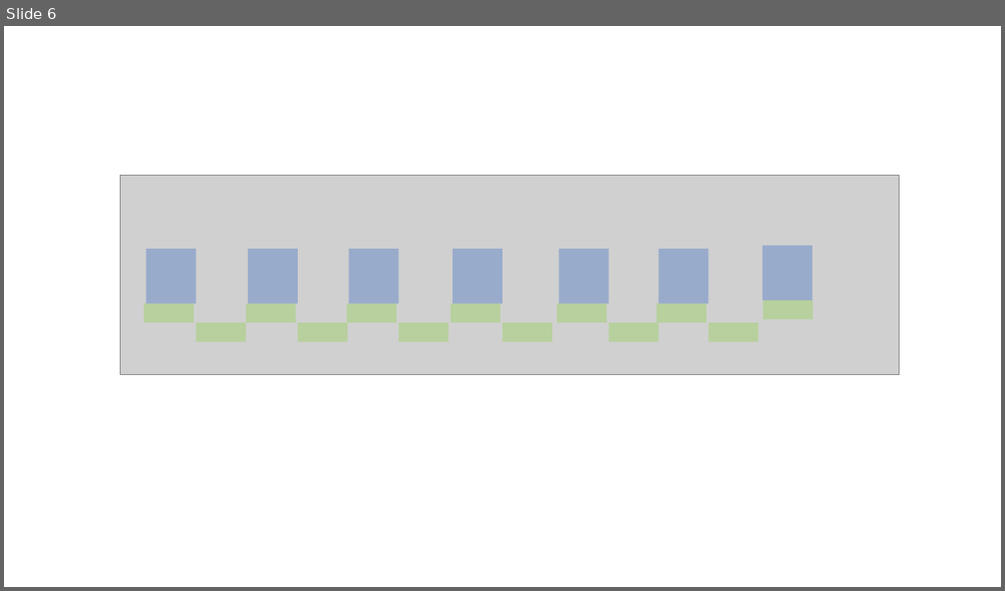
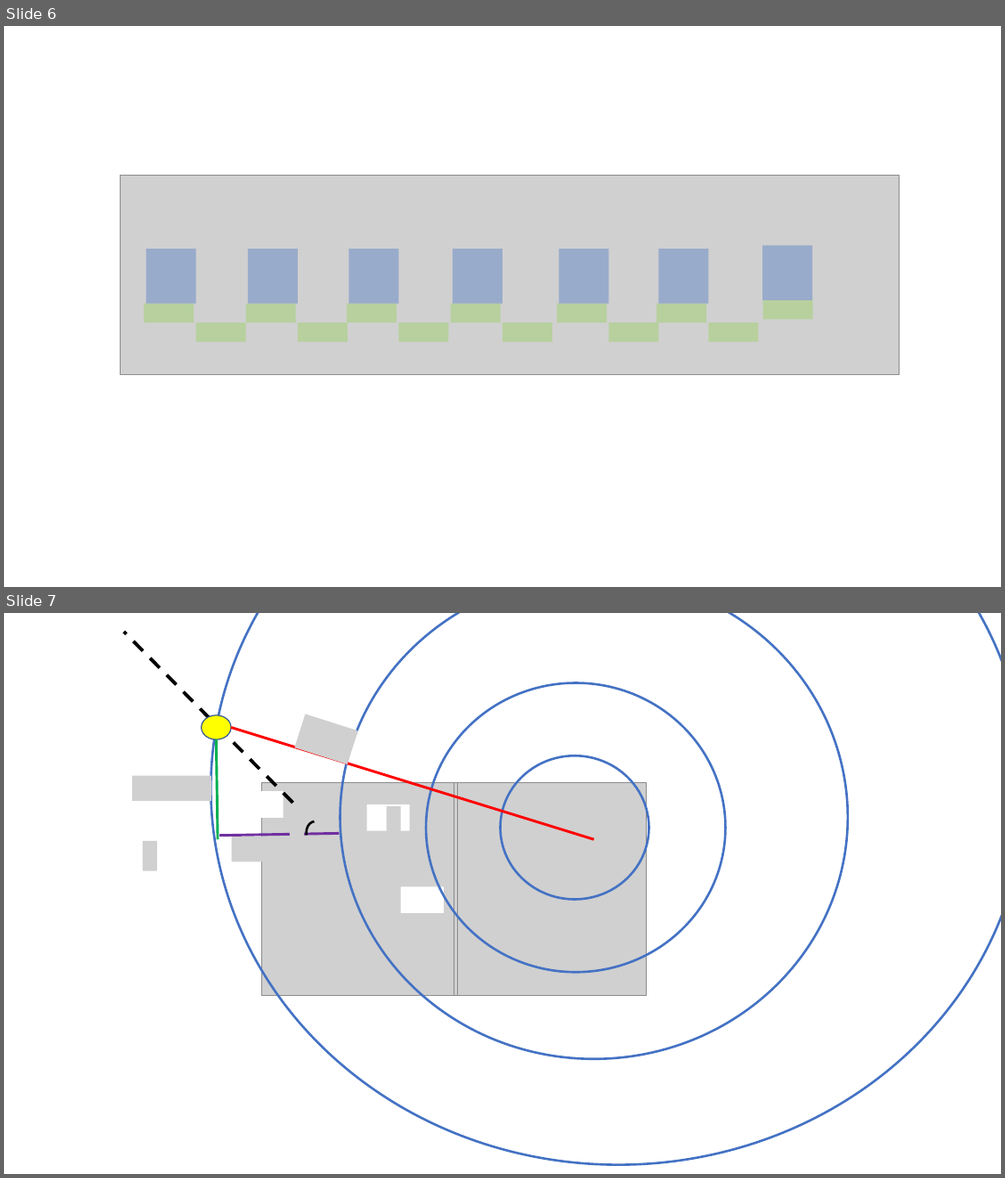
Before and after one commit to savchenko-physics/savchenko-physics.github.io, a slide deck: volunteer/Drawings.pptx. Shown one above the other, each under a label of ours: slide 6 before the commit, slides 6 and 7 after it. The pictures are 1005x591 and 1005x1178 pixels, drawn with LibreOffice and Linux fonts; fonts in the diff are those of the drawing; grey boxes stand for pictures. Boxes give left, top, right and bottom in pixels: in the first picture for what was removed or moved away, otherwise in the second. Text is boxed around its words. In the diff, an @@ line names an element or a change of style, - is before the commit and + after.

```diff
--- a/volunteer/Drawings.pptx
+++ b/volunteer/Drawings.pptx
@@ slide 7 added at [4, 613, 1001, 1174], background #FFFFFF @@
@@ line added from (292, 803) to (123, 632), #000000 3.25 pt dashed @@
@@ group added at [211, 613, 1001, 1165]: 4 ellipses @@
@@ ellipse added at [202, 715, 231, 740], fill #FFFF00, outline #325491 1 pt @@
@@ picture added at [295, 714, 358, 764] @@
@@ line added from (218, 840) to (217, 739), #00B050 2.5 pt @@
@@ line added from (594, 840) to (231, 728), #FF0000 2.5 pt @@
@@ picture added at [132, 775, 211, 801] @@
@@ rectangle added at [241, 791, 283, 817], fill #FFFFFF @@
@@ picture added at [262, 783, 454, 995] @@
@@ picture added at [266, 783, 458, 995] @@
@@ picture added at [441, 783, 647, 995] @@
@@ picture added at [290, 806, 304, 835] @@
@@ arc (boxed as its full ellipse) added at [304, 819, 328, 847], outline #000000 2.25 pt @@
@@ rectangle added at [367, 804, 409, 831], fill #FFFFFF @@
@@ picture added at [386, 807, 400, 836] @@
@@ picture added at [142, 841, 156, 871] @@
@@ line added from (339, 834) to (219, 835), #7030A0 2.5 pt @@
@@ picture added at [231, 836, 308, 862] @@
@@ rectangle added at [401, 887, 444, 913], fill #FFFFFF @@
```
Also in this commit, not shown: 2 other slides added, 19 other files.
